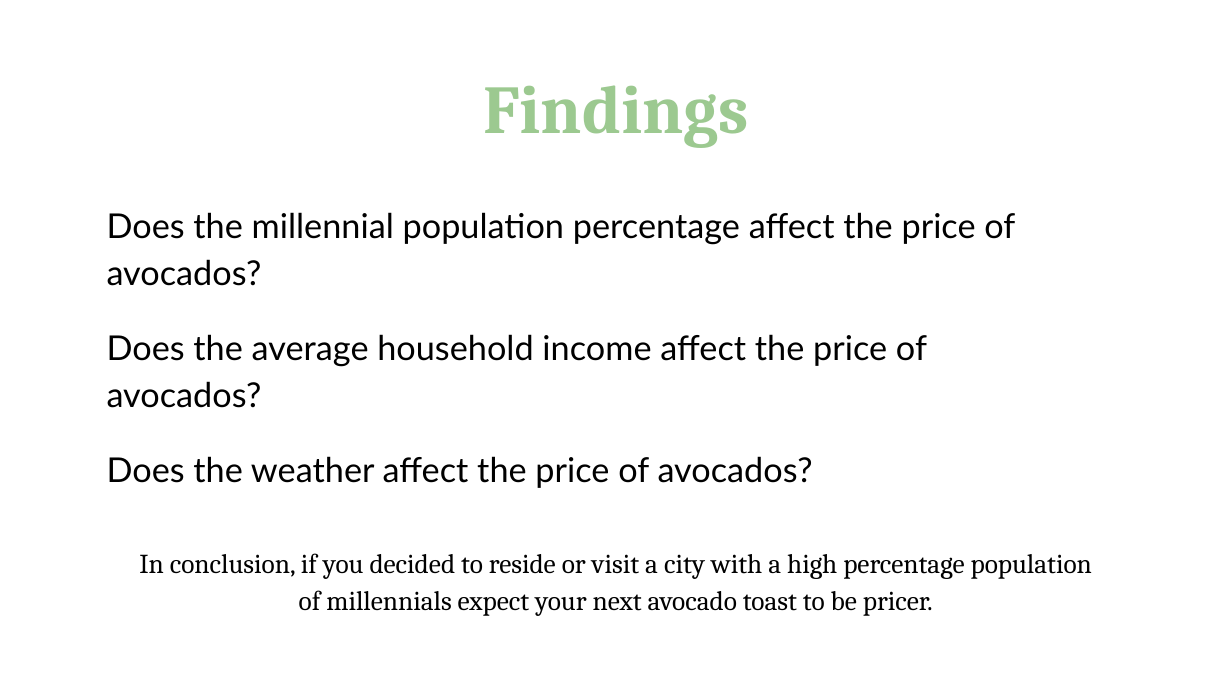
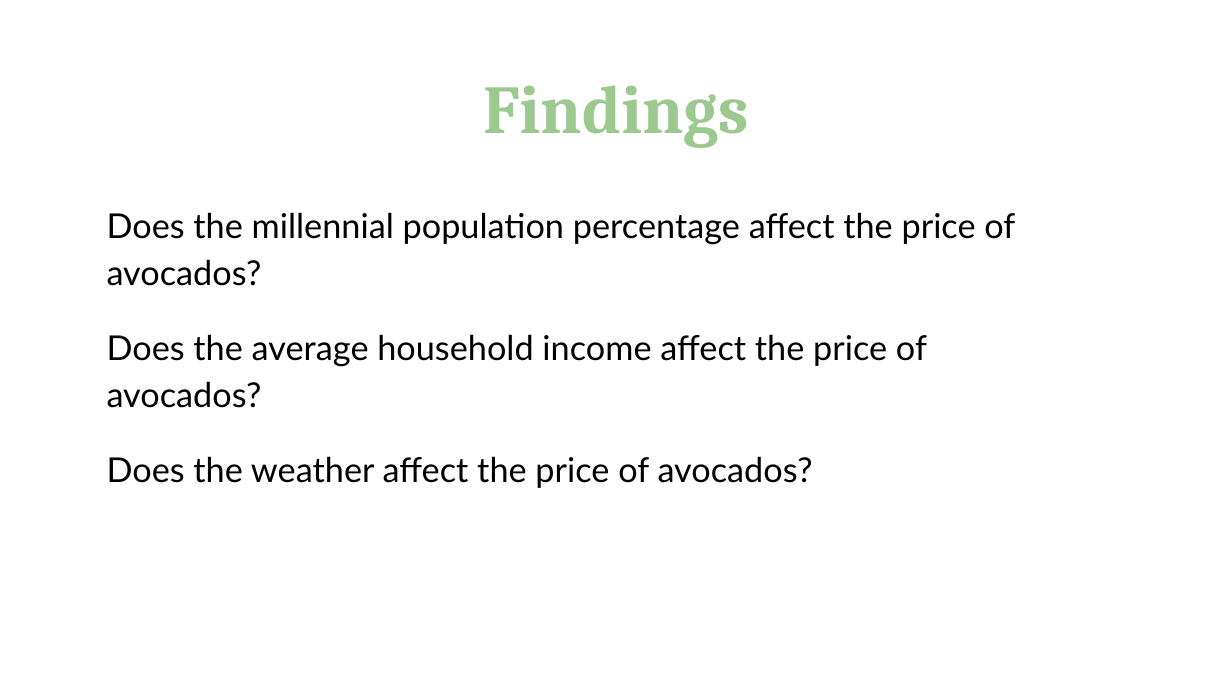
Before and after one commit to lauragtz/project_one, a slide deck: slide 17 of Avocado Presentation.pptx. Drawn at 1232x693 pixels with LibreOffice and Linux fonts; fonts in the diff are those of the drawing. Boxes give left, top, right and bottom in pixels: in the first picture for what was removed or moved away, otherwise in the second. Text is boxed around its words. In the diff, an @@ line names an element or a change of style, - is before the commit and + after.

```diff
--- a/Avocado Presentation.pptx
+++ b/Avocado Presentation.pptx
@@ text removed at box(139, 553, 1092, 616) @@
-In conclusion, if you decided to reside or visit a city with a high percentage population of millennials expect your next avocado toast to be pricer.
```
Also in this commit, not shown: 6 other slides changed, 1 slide added, 8 other files.
